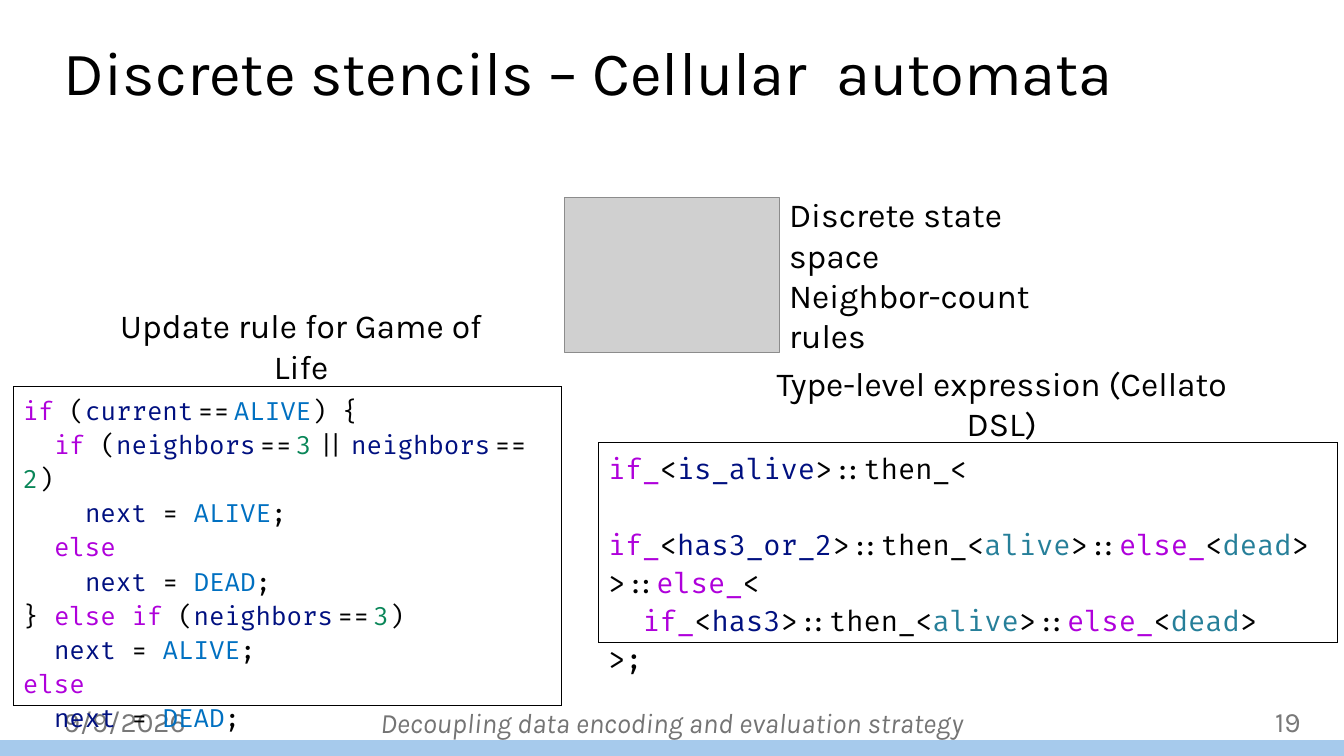
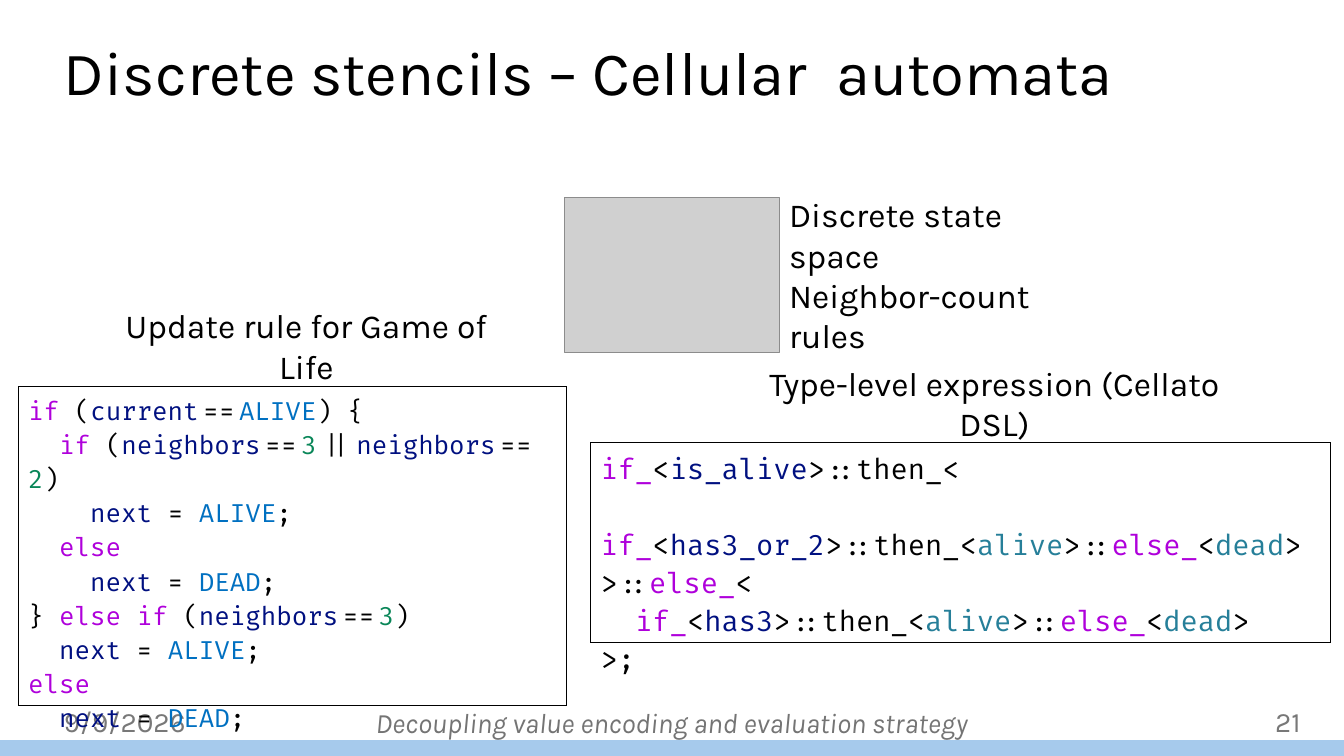
Before and after one commit to jiriklepl/phd-thesis, a slide deck: slide 21 of defense/Optimizing Memory Layouts and Traversal Orders in High-Performance Computing.pptx (slide 19 before the commit). Drawn at 1344x756 pixels with LibreOffice and Linux fonts; fonts in the diff are those of the drawing; grey boxes stand for pictures; background and template pictures are left out. Boxes give left, top, right and bottom in pixels: in the first picture for what was removed or moved away, otherwise in the second. Text is boxed around its words. In the diff, an @@ line names an element or a change of style, - is before the commit and + after.

```diff
--- a/defense/Optimizing Memory Layouts and Traversal Orders in High-Performance Computing.pptx
+++ b/defense/Optimizing Memory Layouts and Traversal Orders in High-Performance Computing.pptx
@@ text "Update rule for Game of ...": place and size @@
-text "Update rule for Game of ..." at box(120, 315, 482, 387)
+text "Update rule for Game of ..." at box(125, 315, 487, 387)
@@ rectangle "if (current = = ALIVE) ...": place and size @@
-rectangle "if (current = = ALIVE) ..." at box(13, 386, 562, 706)
+rectangle "if (current = = ALIVE) ..." at box(18, 386, 567, 706)
@@ text "Type-level expression (Cellato DSL)": place and size @@
-text "Type-level expression (Cellato DSL)" at box(777, 371, 1227, 443)
+text "Type-level expression (Cellato DSL)" at box(769, 371, 1219, 443)
@@ rectangle "if_<is_alive>::then_<": place and size @@
-rectangle "if_<is_alive>::then_<" at box(598, 443, 1337, 643)
+rectangle "if_<is_alive>::then_<" at box(591, 443, 1330, 643)
@@ text at box(376, 714, 968, 741): text changed @@
-Decoupling data encoding and evaluation strategy
+Decoupling value encoding and evaluation strategy
@@ page number at box(1275, 714, 1300, 732): text changed @@
-19
+21
```
Also in this commit, not shown: 21 other slides changed, 2 slides added.
